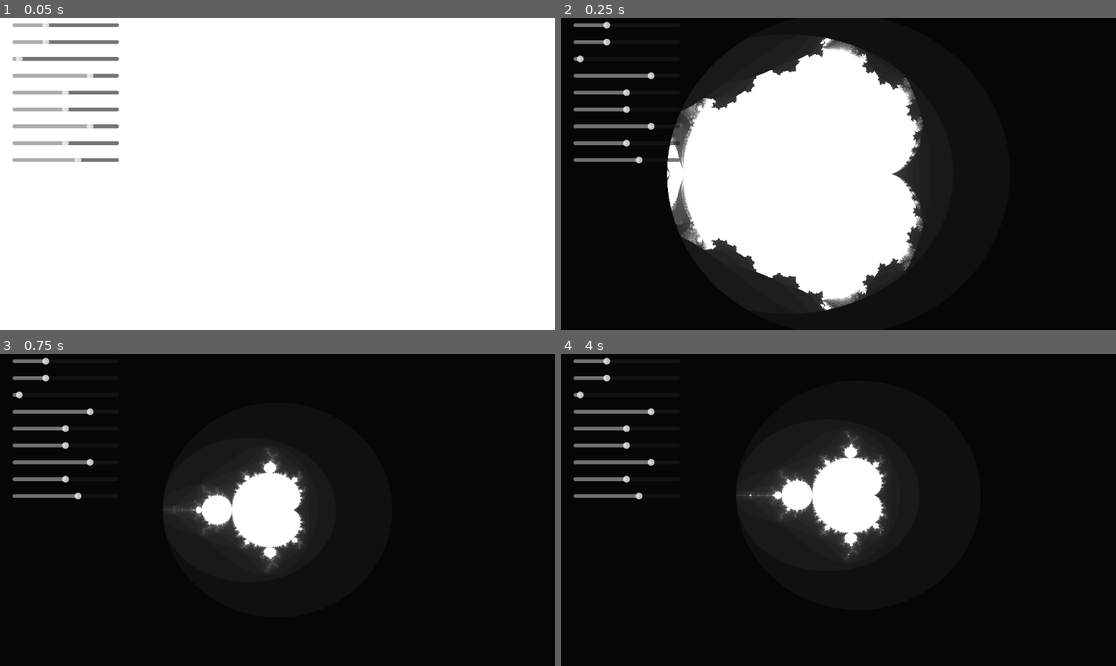
Above: before the commit, frames 1-4 (two rows, left to right).
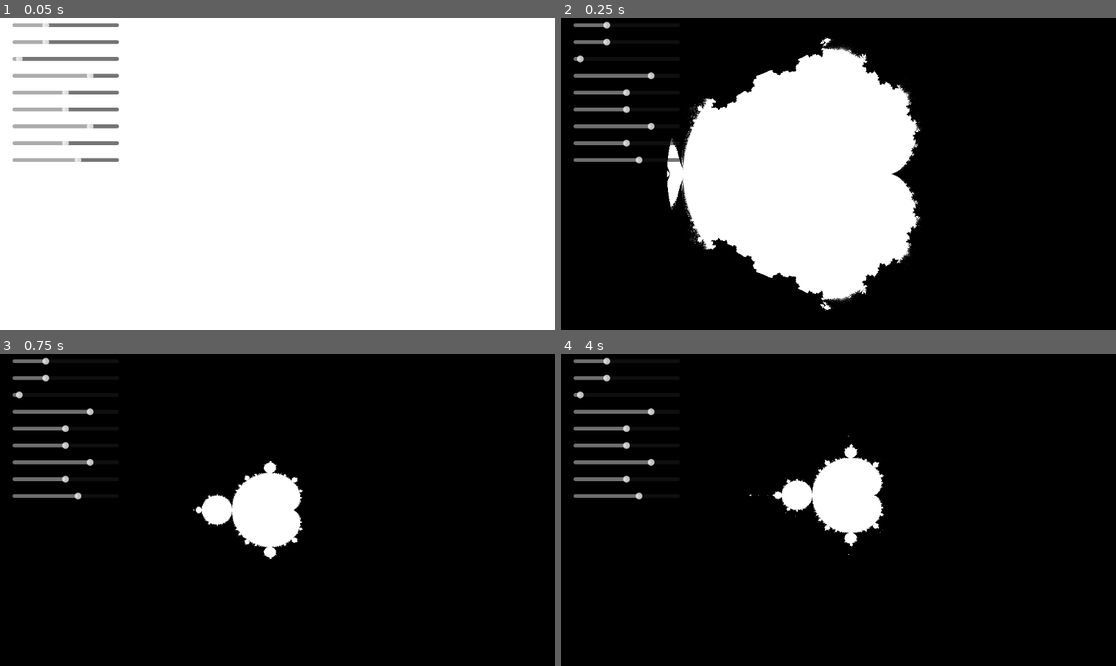
Above: after the commit, the same moments.

Repository: Nexagonal/FunWithMandelbrot
Game: Godot game, scene res://main.tscn
Two runs of this game, one before a commit and one after it. Both use one fixed random seed, a clock stepped at 60 frames per second and the inputs below.
Inputs (mouse positions are in pixels of both pictures, inside the frame that each line leads up to):
- Up to frame 1 (0.05 s): no input
- Up to frame 2 (0.25 s): no input
- Up to frame 3 (0.75 s): move the mouse to (399, 494) at 0.52 s; click (399, 494) at 0.6 s
- Up to frame 4 (4 s): move the mouse to (727, 525) at 1.27 s; right-click (727, 525) at 1.35 s; move the mouse to (894, 441) at 2.02 s; tap Mouse wheel down (wheel_down) at 2.1 s; move the mouse to (810, 572) at 2.77 s; tap Mouse wheel up (wheel_up) at 2.85 s; move the mouse to (1005, 556) at 3.52 s; click (1005, 556) at 3.6 s

Frame 1 is identical in both runs. In frame 2, 11% of the frame differs, in the area x 19-71%, y 5-95%; in frame 3, 8.4%; in frame 4, 9.6%.

Commit message:
Built the executable

Diff:
--- a/main.tscn
+++ b/main.tscn
@@ -2,6 +2,7 @@
 
 [ext_resource type="Shader" path="res://mandelbrot_set.gdshader" id="1_0xm2m"]
 [ext_resource type="Script" path="res://mandelbrot_set.gd" id="1_ig7tw"]
+[ext_resource type="Gradient" uid="uid://dj1qdtpe6butw" path="res://gradient.tres" id="3_mf1rn"]
 [ext_resource type="Script" path="res://cool_slider.gd" id="3_swnlb"]
 
 [sub_resource type="GradientTexture1D" id="GradientTexture1D_1bvp3"]
@@ -22,11 +23,8 @@
 shader_parameter/e_var = 1.0
 shader_parameter/palette = SubResource("GradientTexture1D_1bvp3")
 
-[sub_resource type="Gradient" id="Gradient_w7v28"]
-interpolation_color_space = 1
-
 [sub_resource type="GradientTexture1D" id="GradientTexture1D_0oe6w"]
-gradient = SubResource("Gradient_w7v28")
+gradient = ExtResource("3_mf1rn")
 
 [sub_resource type="StyleBoxEmpty" id="StyleBoxEmpty_u37xq"]
 
--- a/mandelbrot_set.gd
+++ b/mandelbrot_set.gd
@@ -77,7 +77,7 @@
 func _process(_delta: float) -> void:
 
 	if Input.is_action_just_pressed("ui_cancel"):
-		get_tree().quit()
+		DisplayServer.window_set_mode(DisplayServer.WINDOW_MODE_WINDOWED)
 
 	if Input.is_action_just_pressed("wheel_up") and !disable_input:
 		_zoom(fast_zoom_factor)
@@ -93,6 +93,9 @@
 
 	if Input.is_action_pressed("right_click") and !disable_input:
 		_zoom(slow_zoom_factor)
+
+	if Input.is_action_pressed("fullscreen"):
+		DisplayServer.window_set_mode(DisplayServer.WINDOW_MODE_EXCLUSIVE_FULLSCREEN)
 
 	shader_material.set_shader_parameter("x_mult", x_mult_value)
 	shader_material.set_shader_parameter("y_mult", y_mult_value)
--- a/project.godot
+++ b/project.godot
@@ -37,9 +37,16 @@
 "events": [Object(InputEventMouseButton,"resource_local_to_scene":false,"resource_name":"","device":-1,"window_id":0,"a …(253 unchanged characters)…
 ]
 }
+fullscreen={
+"deadzone": 0.5,
+"events": [Object(InputEventKey,"resource_local_to_scene":false,"resource_name":"","device":-1,"window_id":0,"alt_pressed":false,"shift_pressed":false,"ctrl_pressed":false,"meta_pressed":false,"pressed":false,"keycode":0,"physical_keycode":4194342,"key_label":0,"unicode":0,"location":0,"echo":false,"script":null)
+]
+}
 
 [rendering]
 
+renderer/rendering_method="gl_compatibility"
+renderer/rendering_method.mobile="gl_compatibility"
 anti_aliasing/quality/msaa_2d=3
 anti_aliasing/quality/msaa_3d=3
 anti_aliasing/quality/screen_space_aa=1
Not shown, added: export_presets.cfg
Not shown, added: fun-with-mandelbrot.exe
Not shown, added: fun-with-mandelbrot.pck
